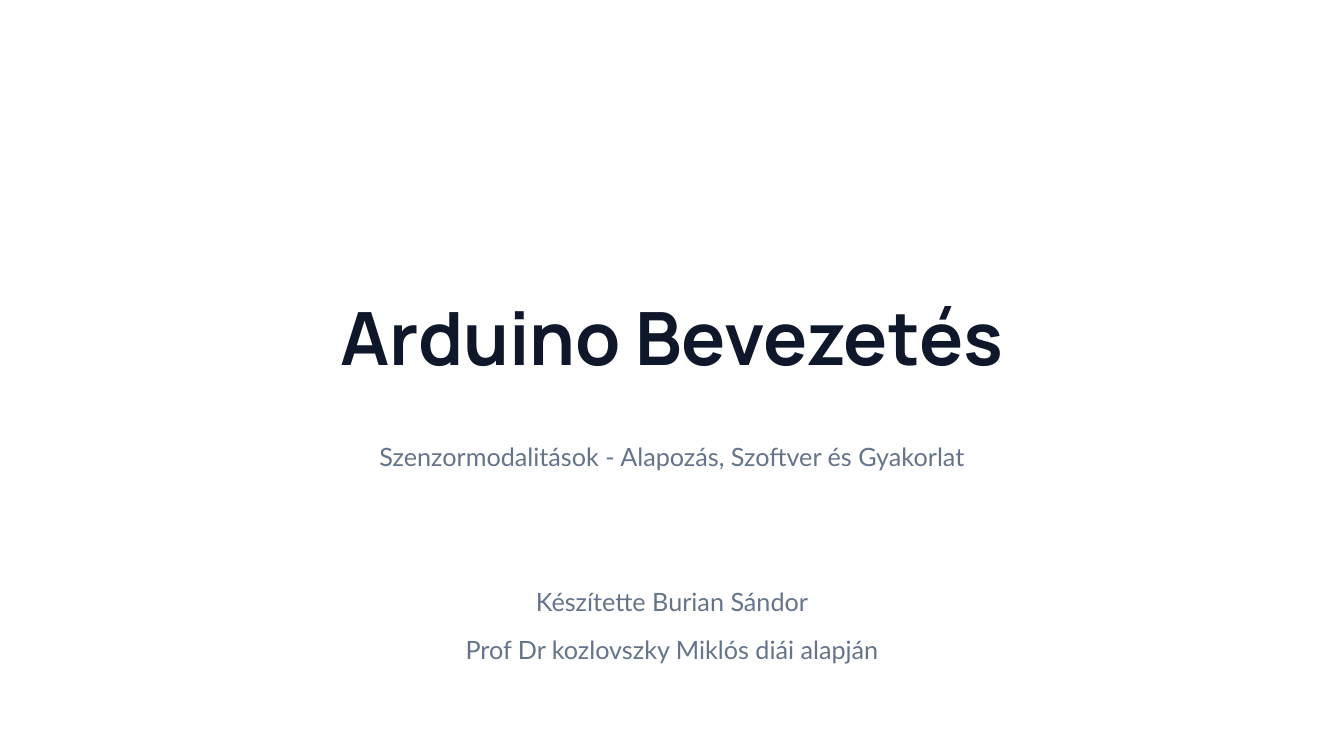
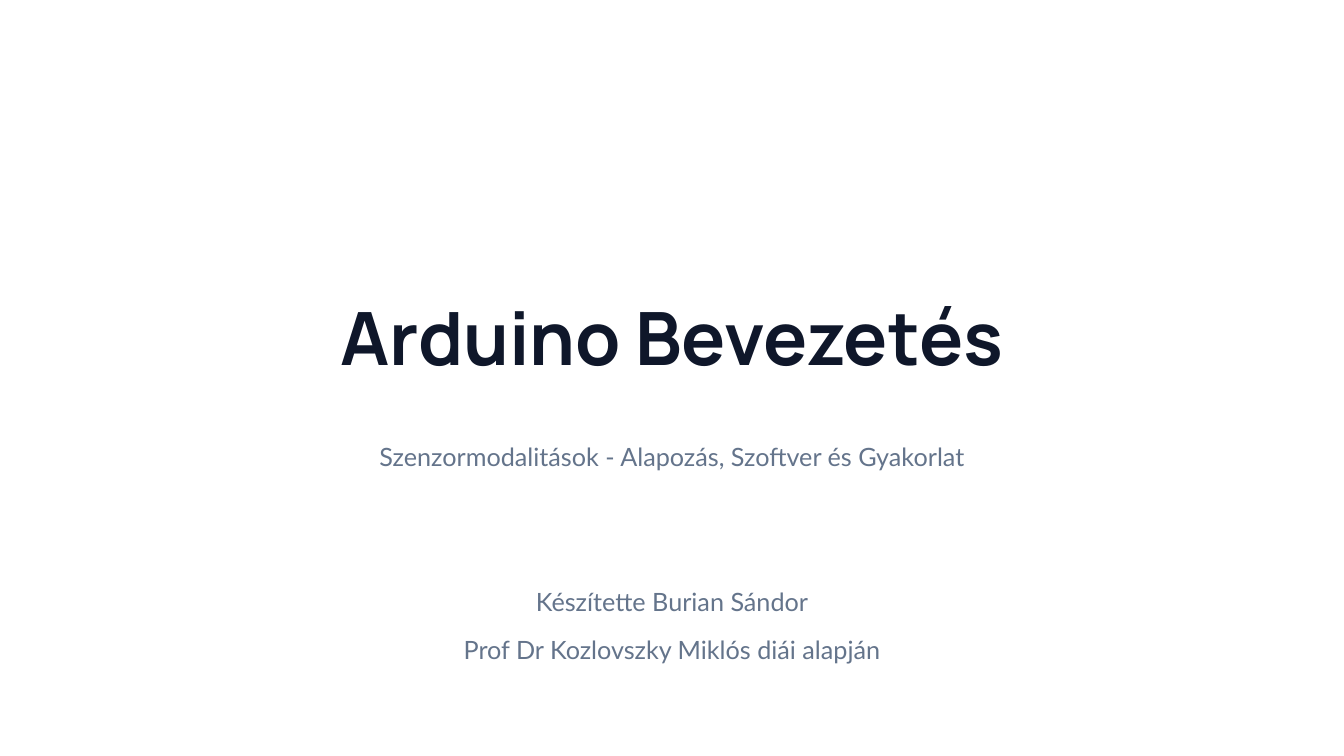
Before and after one commit to buriansandor/Szenzormodalitasok-arduino_bevezetes-tananyag, a slide deck: slide 1 of dokuemntacio/Arduino Bevezetés.pptx. Drawn at 1344x756 pixels with LibreOffice and Linux fonts; fonts in the diff are those of the drawing; background and template pictures are left out. Boxes give left, top, right and bottom in pixels: in the first picture for what was removed or moved away, otherwise in the second. Text is boxed around its words. In the diff, an @@ line names an element or a change of style, - is before the commit and + after.

```diff
--- a/dokuemntacio/Arduino Bevezetés.pptx
+++ b/dokuemntacio/Arduino Bevezetés.pptx
@@ text at [464,640,880,663]: text changed @@
-Prof Dr kozlovszky Miklós diái alapján
+Prof Dr Kozlovszky Miklós diái alapján
```
